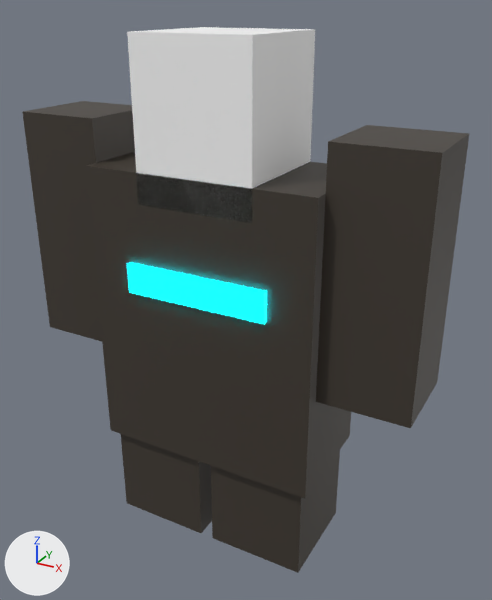
Before and after pictures for a commit that changed the glTF model assets/alvin/alvin.glb.
Rendered twice from a camera (50 mm lens) standing at (1.085, -1.845, 1.58) and looking at (0.054, 0.031, 0.642). Arrows for +X, +Y and +Z are at lower left; the lights stay in place. The older version comes first. Where no turn or scale is listed for an object, it has been applied to the vertices.

In view in the first picture: 'Arm_L', 'Arm_R', 'Glow_Strip', 'Head', 'Leg_L', 'Leg_R', 'Torso'.
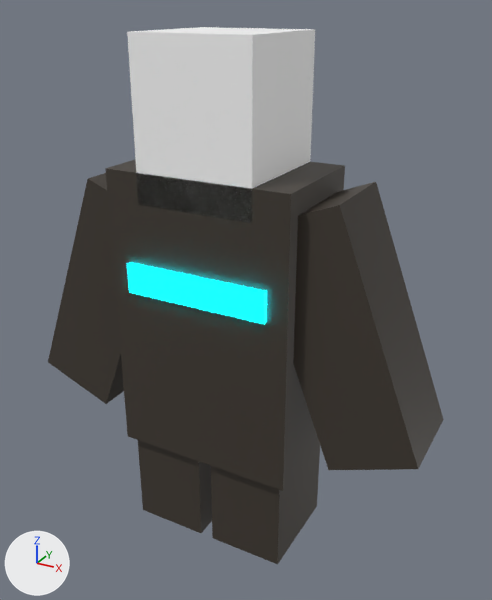
Commit message: Update Alvin's models in assets/alvin

What changed in the scene script:
```text
Change ob_torso:
    ob_torso.scale: (0.4, 0.2, 0.5) -> (0.32, 0.2, 0.5)
Change ob_arm_r:
    ob_arm_r.location: (0.55, 0.0, 1.0) -> (0.39, 0.0, 0.79)
    ob_arm_r.rotation_euler: (0.0, 0.0, 0.0) -> (0.0, -0.367, 0.0)  # degrees (0, 0, 0) -> degrees (0, -21, 0)
    ob_arm_r.scale: (0.15, 0.15, 0.4) -> (0.15, 0.15, 0.41)
Change ob_arm_l:
    ob_arm_l.location: (-0.55, 0.0, 1.0) -> (-0.39, 0.0, 0.76)
    ob_arm_l.rotation_euler: (0.0, 0.0, 0.0) -> (0.0, 0.367, 0.0)  # degrees (0, 0, 0) -> degrees (0, 21, 0)
    ob_arm_l.scale: (0.15, 0.15, 0.4) -> (0.15, 0.15, 0.41)
Change ob_leg_r:
    ob_leg_r.location: (0.2, 0.0, 0.4) -> (0.16, 0.0, 0.4)
    ob_leg_r.scale: (0.175, 0.175, 0.45) -> (0.135, 0.175, 0.45)
Change ob_leg_l:
    ob_leg_l.location: (-0.2, 0.0, 0.4) -> (-0.16, 0.0, 0.4)
    ob_leg_l.scale: (0.175, 0.175, 0.45) -> (0.135, 0.175, 0.45)
```

What differs and where, as boxes [x1, y1, x2, y2] in the pictures (492 x 600 px):
'Torso', rescaled (9% narrower)
    before: [86, 152, 351, 499]
    after: [105, 159, 345, 491]
'Arm_R', moved, turned, rescaled
    before: [316, 125, 469, 428]
    after: [293, 182, 444, 470]
'Arm_L', moved, turned, rescaled
    before: [22, 101, 135, 342]
    after: [48, 173, 124, 404]
'Leg_R', moved, rescaled (15% narrower)
    before: [211, 450, 340, 573]
    after: [211, 443, 320, 565]
'Leg_L', moved, rescaled (18% narrower, 6% shorter)
    before: [121, 434, 212, 533]
    after: [138, 440, 212, 533]
